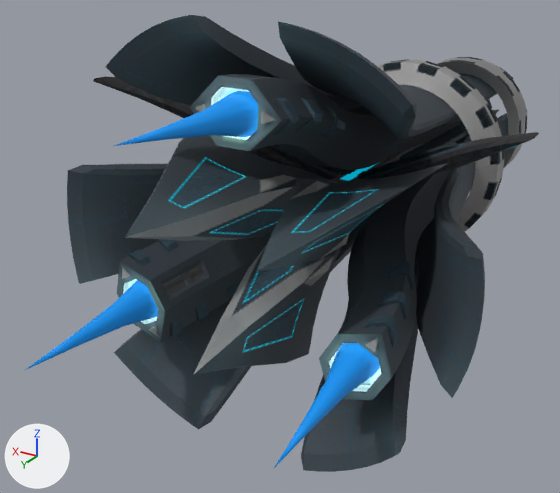
An edit to the Blender file Apprehension/apprehension.blend, drawn before and after from the same camera.
Camera for both pictures: a 50 mm lens placed at (-3.5, 8.33, 2.83), pointed at (0.66, 1.39, -0.64). The lights are fixed; the arrows at lower left show +X, +Y and +Z.

Names of what the first picture shows: 'base_glow', 'glow'.
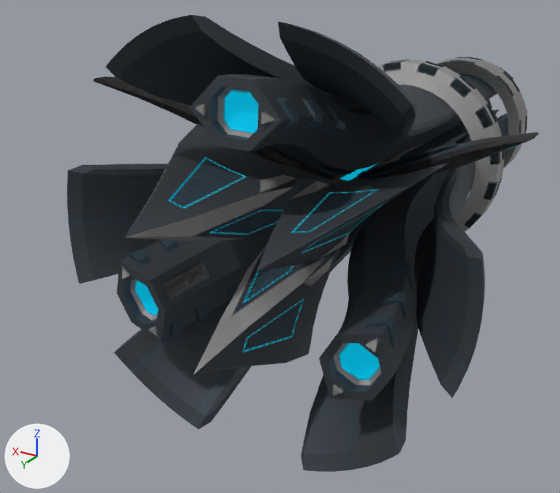
Edits to the bpy script that builds the scene:
```text
Add img_apprehension_emission_png:
    img_apprehension_emission_png = load_image('apprehension_emission.png', 'textures/apprehension_emission.png', 1024, 1024, 'sRGB')
Add mat_base:
    mat_base = bpy.data.materials.new('base')
    # uses the picture img_apprehension_diffuse_png
    # uses the picture img_apprehension_emission_png
    # uses the picture img_apprehension_normal_png
Change ob_base_glow:
    remove ob_base_glow.material_slots[0].link = 'OBJECT'; ob_base_glow.material_slots[0].material = mat_base_glow
    add ob_base_glow.material_slots[0].link = 'OBJECT'; ob_base_glow.material_slots[0].material = mat_base
Remove ob_glow:
    ob_glow = bpy.data.objects.new('glow', me_glow)
    ob_glow.location = (0.0, 0.0, 0.0)
    ob_glow.rotation_euler = (1.571, 0.0, 0.0)  # degrees (90, 0, 0)
    ob_glow.scale = (0.65, 0.65, 0.65)
```

Where the change shows, as pixel boxes [x1, y1, x2, y2] in the pictures (560 x 493 px):
'base_glow', recoloured (blue to black): [67, 15, 483, 469] in both
'glow', deleted (blue): before [24, 91, 380, 468]
